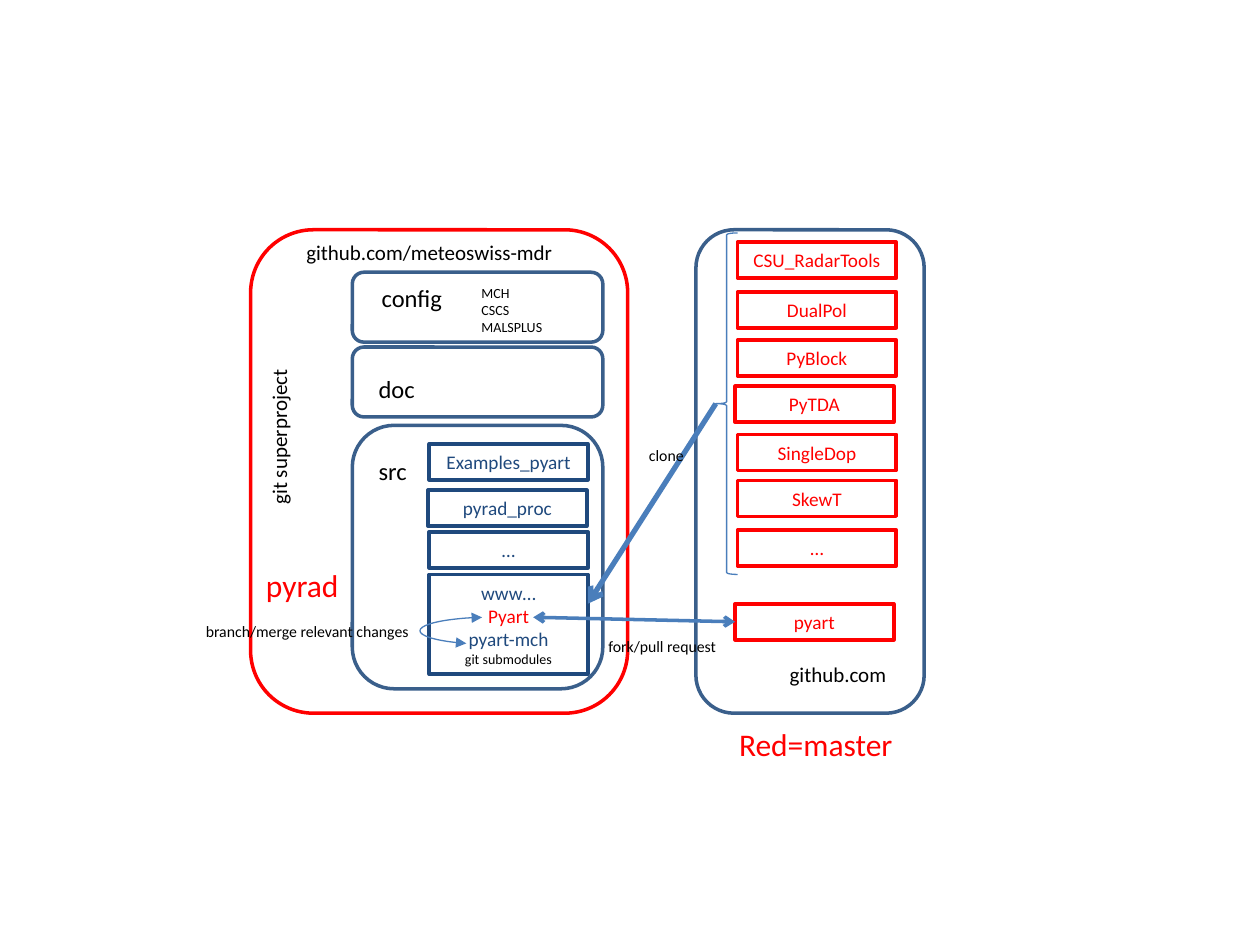
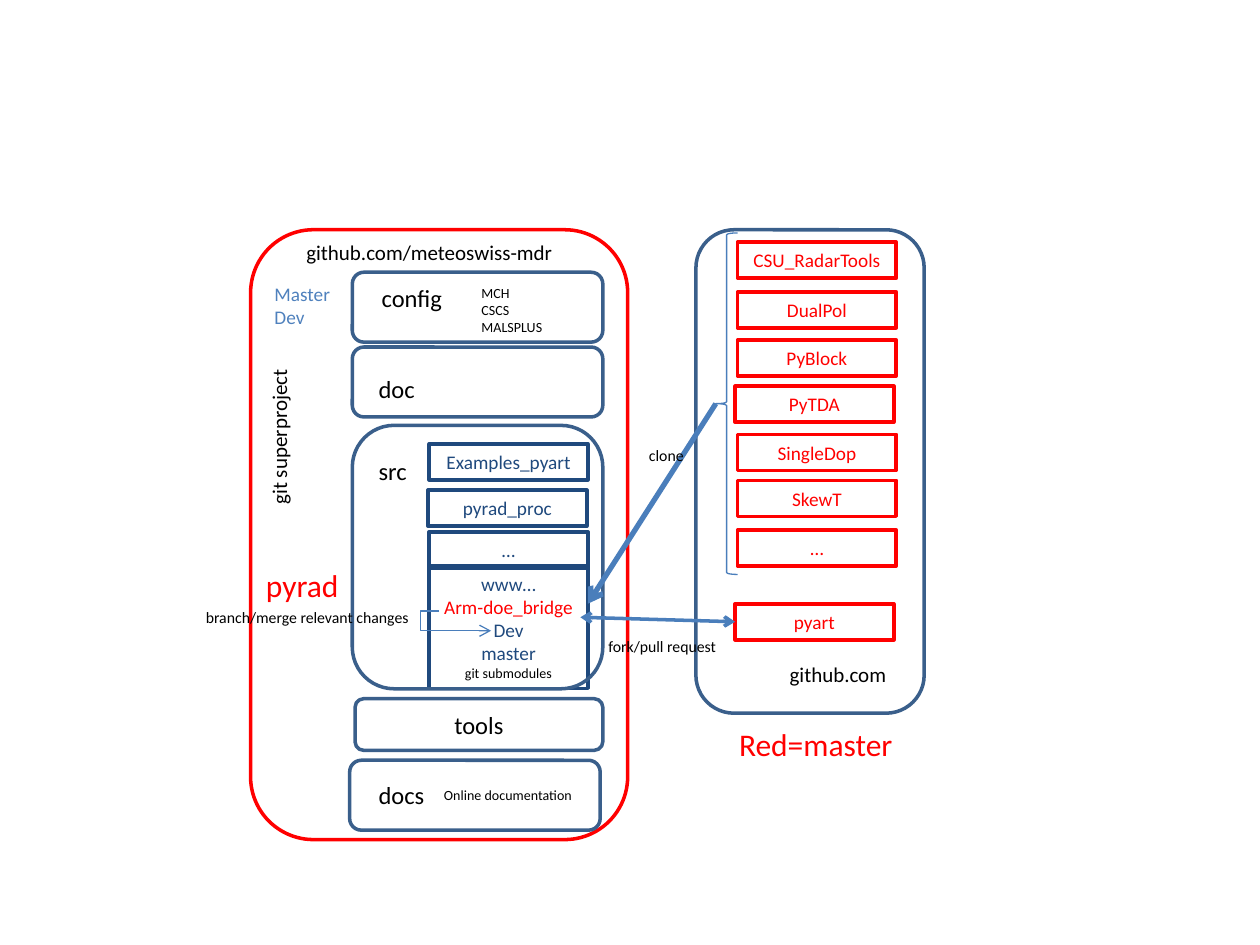
Before and after one commit to meteoswiss-mdr/pyrad, a slide deck: slide 1 of doc/20160829_pyrad_architecture_fvj.pptx. Drawn at 1260x945 pixels with LibreOffice and Linux fonts; fonts in the diff are those of the drawing. Boxes give left, top, right and bottom in pixels: in the first picture for what was removed or moved away, otherwise in the second. Text is boxed around its words. In the diff, an @@ line names an element or a change of style, - is before the commit and + after.

Commit message:
update of Pyrad/Py-ART documentation

```diff
--- a/doc/20160829_pyrad_architecture_fvj.pptx
+++ b/doc/20160829_pyrad_architecture_fvj.pptx
@@ rounded rectangle: place and size @@
-rounded rectangle at box(251, 229, 627, 713)
+rounded rectangle at box(251, 229, 627, 839)
@@ rectangle "www…": place and size @@
-rectangle "www…" at box(430, 575, 588, 674)
+rectangle "www…" at box(430, 566, 588, 689)
@@ text "branch/merge relevant changes": place and size @@
-text "branch/merge relevant changes" at box(206, 623, 408, 641)
+text "branch/merge relevant changes" at box(206, 609, 408, 627)
@@ arc (boxed as its full ellipse) removed at box(420, 617, 562, 644) @@
@@ text in rectangle at box(444, 600, 573, 660): text changed; text colour #1F497D to #FF0000 @@
-Pyart
-pyart-mch
+Arm-doe_bridge
+Dev
+master
@@ double arrow moved from (533, 617) - (735, 621) to (581, 617) - (735, 621) @@
@@ group added at box(274, 288, 604, 829): 3 texts, 2 rounded rectangles, 1 elbow arrow @@
+Master
+Dev
+tools
+docs
+Online documentation
```
Also in this commit, not shown: 54 other files.
